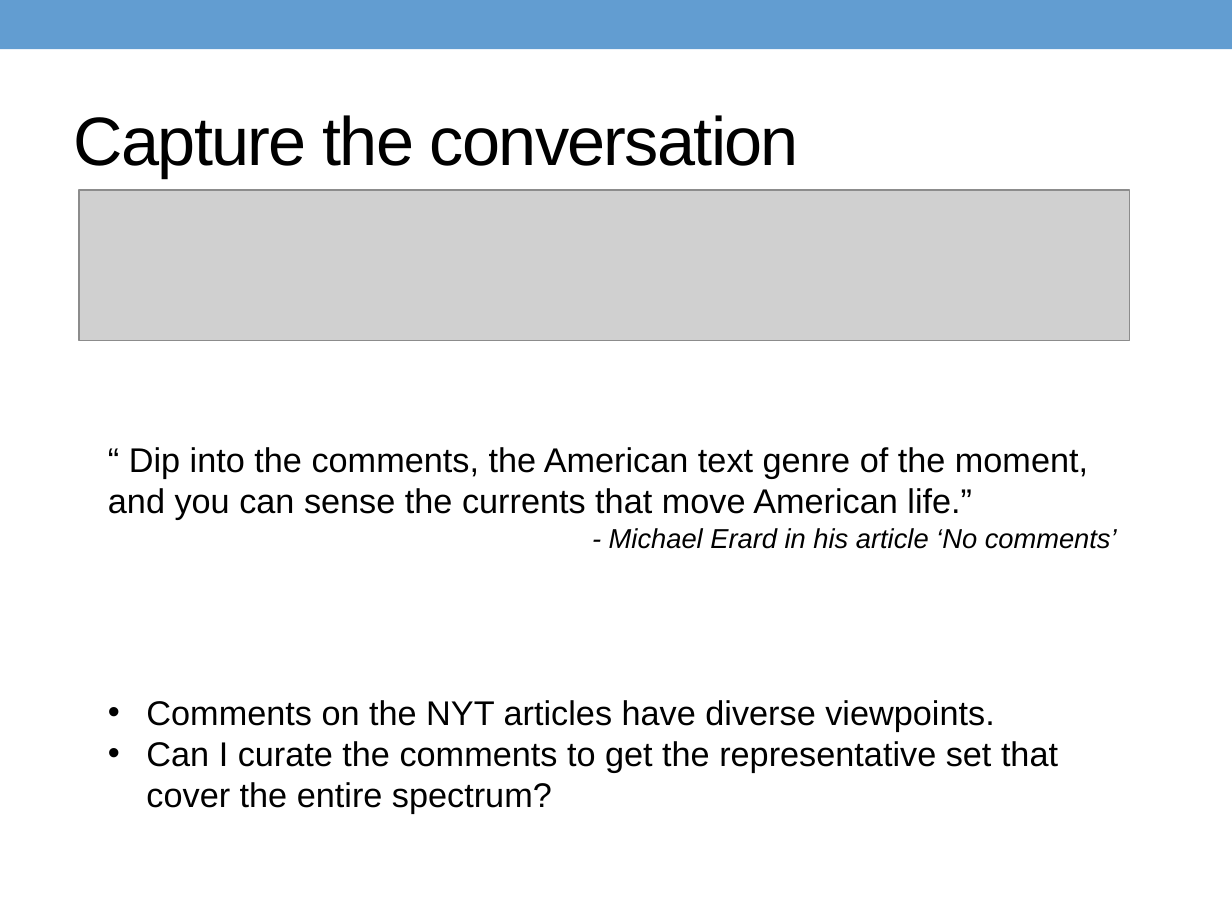
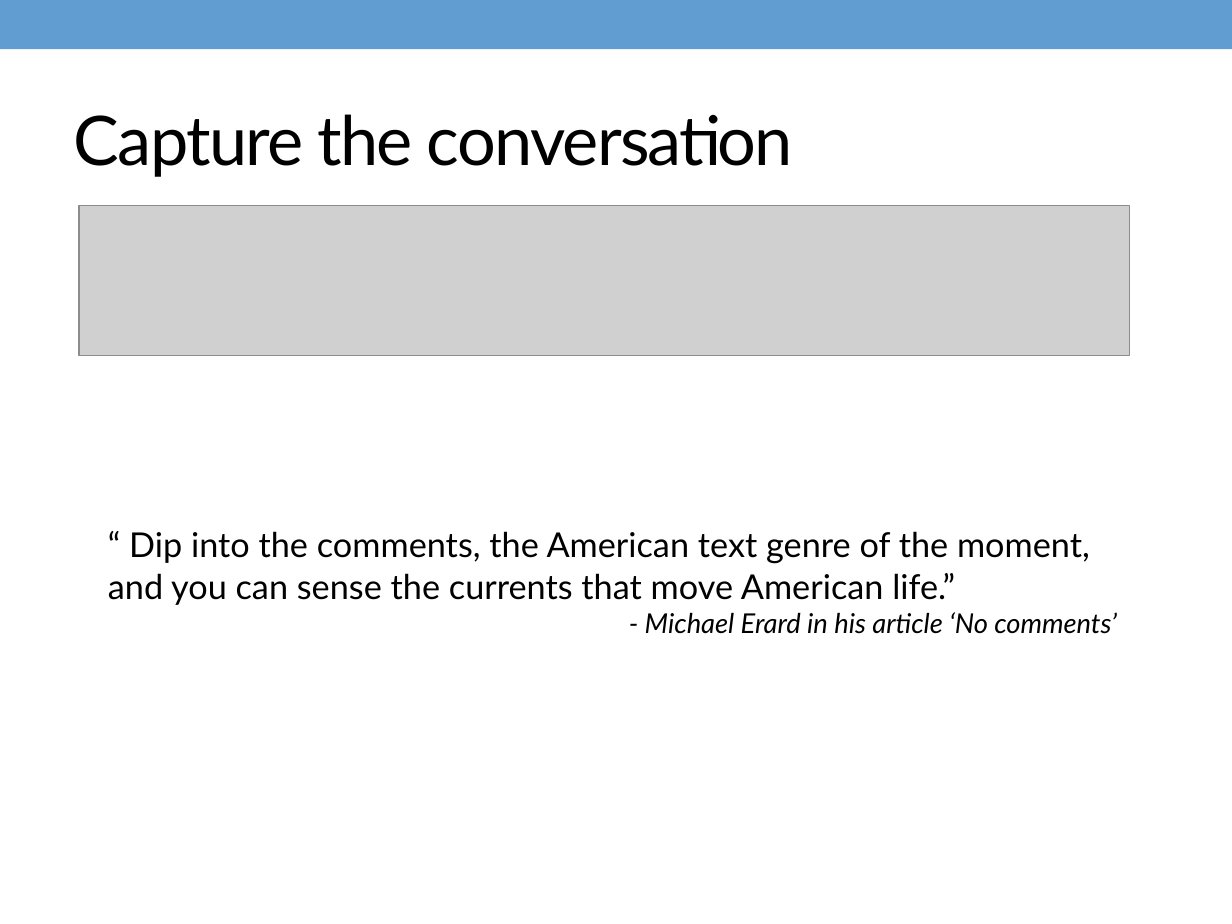
Before and after one commit to milindal/insightDemo-milinda, a slide deck: slide 2 of presentations/Milinda_Lakkam_Week3Demo.pptx. Drawn at 1232x924 pixels with LibreOffice and Linux fonts; fonts in the diff are those of the drawing; grey boxes stand for pictures. Boxes give left, top, right and bottom in pixels: in the first picture for what was removed or moved away, otherwise in the second. Text is boxed around its words. In the diff, an @@ line names an element or a change of style, - is before the commit and + after.

```diff
--- a/presentations/Milinda_Lakkam_Week3Demo.pptx
+++ b/presentations/Milinda_Lakkam_Week3Demo.pptx
@@ title "Capture the conversation" at [74,114,793,177]: font Arial to Lato @@
@@ picture: place and size @@
-picture at [79,190,1129,340]
+picture at [79,206,1129,356]
@@ text "“ Dip into the comments, ..." at [108,531,1117,634]: font Arial to Lato @@
@@ text "“ Dip into the comments, ...": place and size @@
-text "“ Dip into the comments, ..." at [108,447,1117,549]
+text "“ Dip into the comments, ..." at [108,531,1117,634]
@@ text removed at [146,700,1058,814] @@
-• Comments on the NYT articles have diverse viewpoints.
-• Can I curate the comments to get the representative set that cover the entire spectrum?
```
Also in this commit, not shown: 4 other slides changed, 1 slide added, 1 slide removed, 16 other files.
